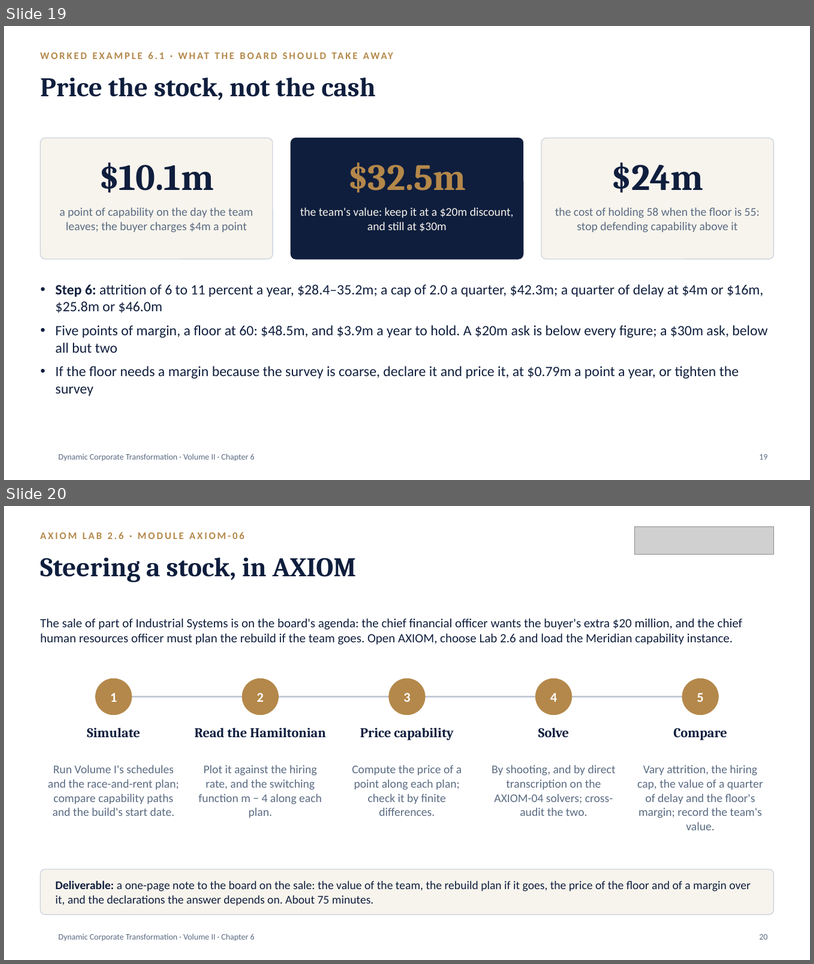
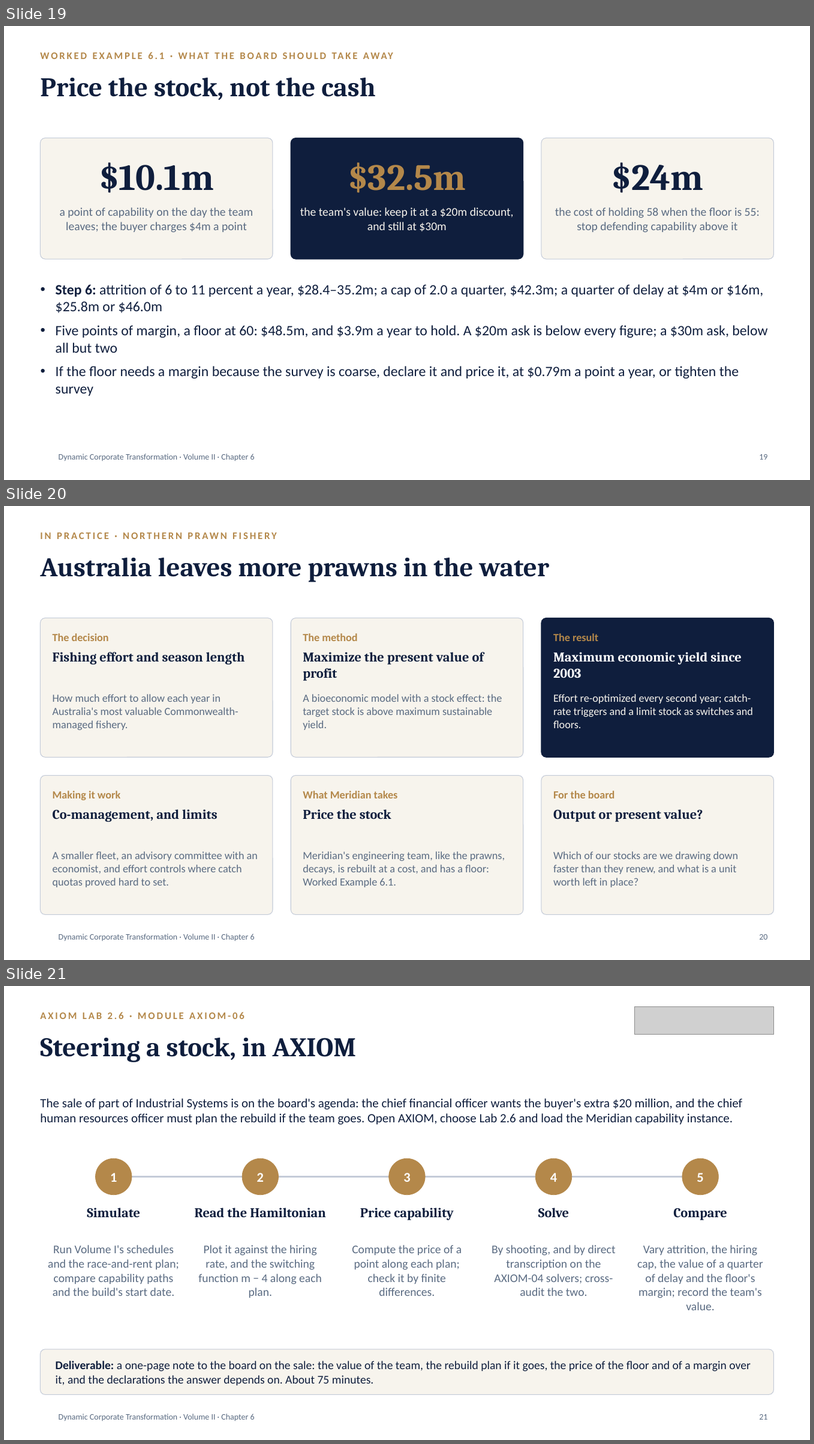
Before and after one commit to drsamirasaf-creator/dct-course, a slide deck: downloads/DCT_V2_Ch06_Slides.pptx. Shown one above the other, each under a label of ours: slides 19 and 20 before the commit, slides 19, 20 and 21 after it. The pictures are 814x964 and 814x1444 pixels, drawn with LibreOffice and Linux fonts; fonts in the diff are those of the drawing; grey boxes stand for pictures; background and template pictures are left out. Boxes give left, top, right and bottom in pixels: in the first picture for what was removed or moved away, otherwise in the second. Text is boxed around its words. In the diff, an @@ line names an element or a change of style, - is before the commit and + after.

```diff
--- a/downloads/DCT_V2_Ch06_Slides.pptx
+++ b/downloads/DCT_V2_Ch06_Slides.pptx
@@ slide 20 added at box(4, 506, 810, 960), background #FFFFFF; not listed: 1 template element that a slide beside it also shows @@
@@ text added at box(40, 532, 51, 539), 12 pt, text #B4884A, bold @@
+IN PRACTICE · NORTHERN PRAWN FISHERY
@@ title added at box(40, 558, 550, 582), 32 pt, text #0F1E3D, bold @@
+Australia leaves more prawns in the water
@@ rounded rectangle added at box(40, 618, 273, 757), fill #F7F4ED, outline #C4CBD8 0.75 pt @@
@@ rounded rectangle added at box(291, 618, 523, 757), fill #F7F4ED, outline #C4CBD8 0.75 pt @@
@@ rounded rectangle added at box(542, 618, 774, 757), fill #0F1E3D, outline #0F1E3D 0.75 pt @@
@@ text added at box(53, 633, 109, 641), 13 pt, text #B4884A, bold @@
+The decision
@@ text added at box(303, 633, 357, 641), 13 pt, text #B4884A, bold @@
+The method
@@ text added at box(554, 633, 599, 641), 13 pt, text #B4884A, bold @@
+The result
@@ text added at box(53, 652, 245, 664), 16 pt, text #0F1E3D, bold @@
+Fishing effort and season length
@@ text added at box(303, 652, 484, 681), 16 pt, text #0F1E3D, bold @@
+Maximize the present value of profit
@@ text added at box(554, 652, 742, 678), 16 pt, text #FFFFFF, bold @@
+Maximum economic yield since 2003
@@ text added at box(53, 694, 239, 730), 13 pt, text #5A6B82 @@
+How much effort to allow each year in Australia's most valuable Commonwealth-managed fishery.
@@ text added at box(303, 694, 503, 730), 13 pt, text #5A6B82 @@
+A bioeconomic model with a stock effect: the target stock is above maximum sustainable yield.
@@ text added at box(554, 694, 753, 728), 13 pt, text #F7F4ED @@
+Effort re-optimized every second year; catch-rate triggers and a limit stock as switches and floors.
@@ rounded rectangle added at box(40, 775, 273, 915), fill #F7F4ED, outline #C4CBD8 0.75 pt @@
@@ rounded rectangle added at box(291, 775, 523, 915), fill #F7F4ED, outline #C4CBD8 0.75 pt @@
@@ rounded rectangle added at box(542, 775, 774, 915), fill #F7F4ED, outline #C4CBD8 0.75 pt @@
@@ text added at box(53, 790, 120, 800), 13 pt, text #B4884A, bold @@
+Making it work
@@ text added at box(303, 790, 398, 798), 13 pt, text #B4884A, bold @@
+What Meridian takes
@@ text added at box(554, 790, 615, 798), 13 pt, text #B4884A, bold @@
+For the board
@@ text added at box(53, 809, 218, 822), 16 pt, text #0F1E3D, bold @@
+Co-management, and limits
@@ text added at box(303, 809, 392, 819), 16 pt, text #0F1E3D, bold @@
+Price the stock
@@ text added at box(554, 809, 704, 822), 16 pt, text #0F1E3D, bold @@
+Output or present value?
@@ text added at box(53, 851, 258, 887), 13 pt, text #5A6B82 @@
+A smaller fleet, an advisory committee with an economist, and effort controls where catch quotas proved hard to set.
@@ text added at box(303, 851, 505, 887), 13 pt, text #5A6B82 @@
+Meridian's engineering team, like the prawns, decays, is rebuilt at a cost, and has a floor: Worked Example 6.1.
@@ text added at box(554, 851, 739, 887), 13 pt, text #5A6B82 @@
+Which of our stocks are we drawing down faster than they renew, and what is a unit worth left in place?
@@ page number added at box(759, 934, 768, 939), 10 pt, text #5A6B82 @@
+20
@@ what was slide 20 is now slide 21 @@
@@ page number at box(759, 1414, 768, 1419): text changed @@
-20
+21
```
Also in this commit, not shown: 1 slide changed, 15 other files.
